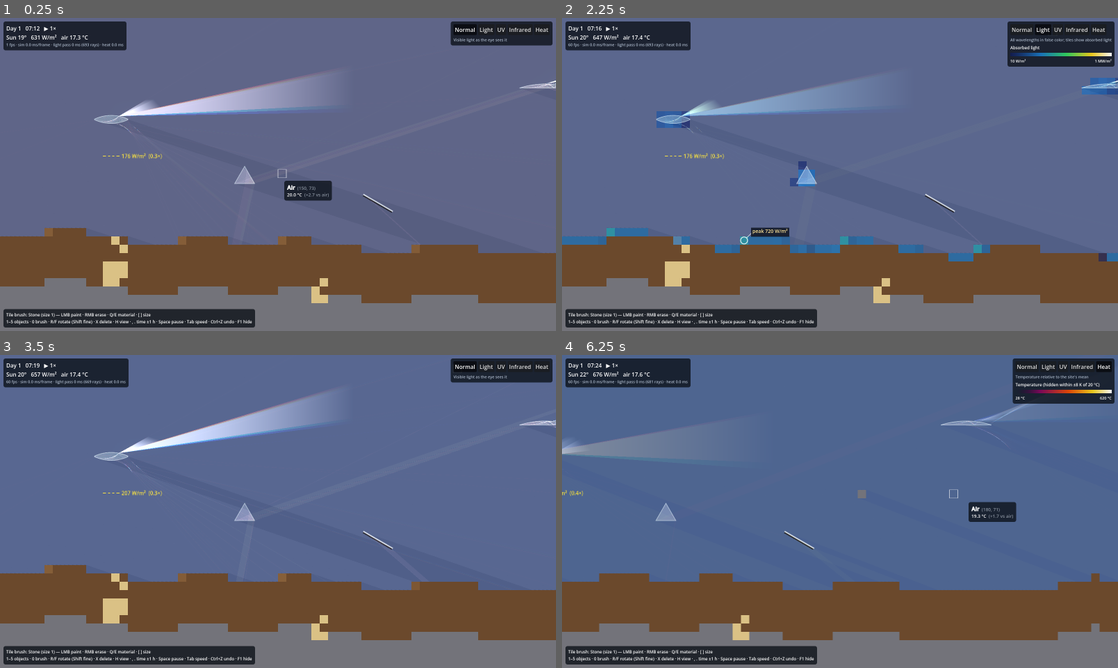
Above: before the commit, frames 1-4 (two rows, left to right).
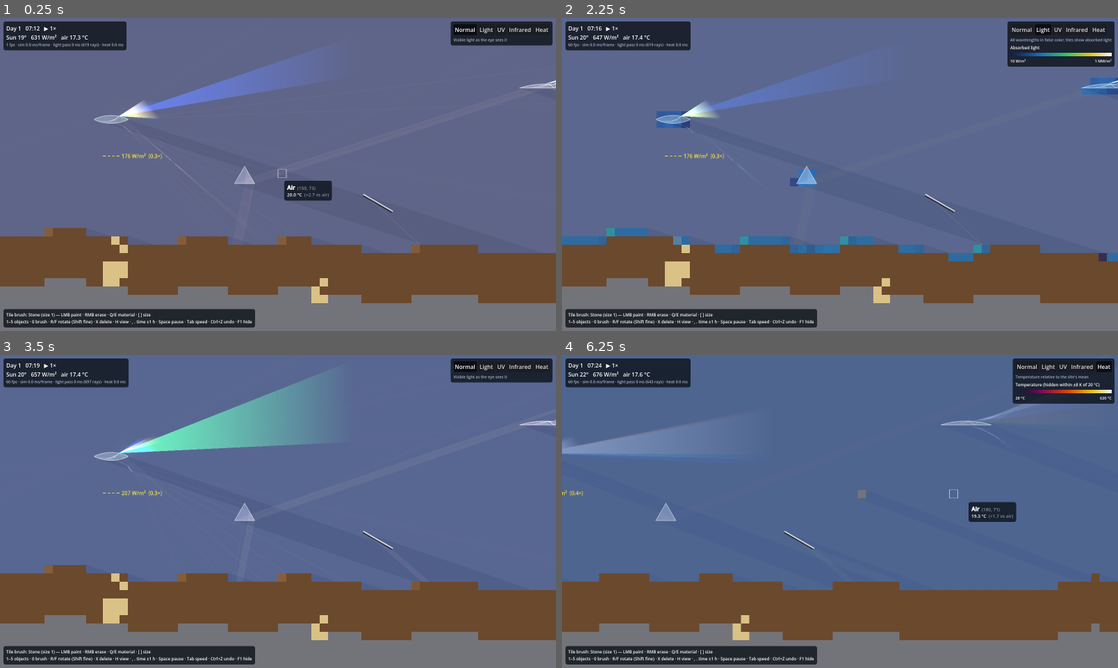
Above: after the commit, the same moments.

Repository: NoelCav/Solar-Sim
Game: Godot game, scene res://scenes/main.tscn
Two runs of this game, one before a commit and one after it. Both use one fixed random seed, a clock stepped at 60 frames per second and the inputs below.
Inputs (mouse positions are in pixels of both pictures, inside the frame that each line leads up to):
- Up to frame 1 (0.25 s): no input
- Up to frame 2 (2.25 s): click "Normal" at 0.5 s; click "Normal" at 1.25 s; click "Light" at 2 s
- Up to frame 3 (3.5 s): click "Normal" at 2.75 s
- Up to frame 4 (6.25 s): click "UV" at 3.5 s; click "Infrared" at 4.25 s; click "Heat" at 5 s; tap Enter at 5.75 s; move the mouse to (962, 495) at 5.77 s; hold Right from 5.78 s (still down); hold R (obj_rotate_ccw) from 5.78 s (still down); click (962, 495) at 5.92 s; tap F (obj_rotate_cw) at 6.05 s

The runs differ from the first frame. In frame 1, 3.5% of the frame differs, in the area x 15-100%, y 8-52%; in frame 2, 2.5%; in frame 3, 3.9%, in the area x 15-100%, y 6-37%; in frame 4, 0.5%.

Commit message:
Light perf pass 4: cache object parts of beam rays across identical objects
Within a pass, identical convex objects (same definition and angle) see the
same light: their runs sample on an object-fixed grid, and the part of each
sample ray from before the object until it transmits back out is traced once,
stored relative to the object, and replayed for the others (Tracer gains
resumable primary paths; deposits keep their position so they can be
re-placed). Objects qualify when no other surfaces share their tiles.

Lens field (30): 9:00 pass 425 -> 303 ms (74 % cache hits), noon 116 -> 100 ms
(93 %). Results match to ~1e-7 where sampling is unchanged.

Diff:
--- a/sim/light/beam_tracer.gd
+++ b/sim/light/beam_tracer.gd
@@ -13,6 +13,13 @@
 ## its path are applied with that weight, so energy is conserved exactly.
 ## Fresnel reflections are pooled across the run (one ray per REFL_POOL_M of wavefront per
 ## reflection along the path) and traced as ordinary rays.
+##
+## Object cache: inside one pass, identical convex objects (same definition and angle) see
+## identical light, so for those runs samples sit on a grid fixed to the object, and the part
+## of each sample ray from just before the object until it transmits back out is traced once,
+## stored relative to the object, and replayed for the others; only the rest of the path is
+## traced per object. Deposits inside the glass are re-placed by position (energy is exact;
+## their tile can differ by part of a tile).
 
 const BASE_SPACING := 0.1      ## Initial sample spacing across a run, m (refinement finds edges)
 const MIN_SPACING := 0.02      ## Narrowest interval worth refining, m (one lane; tiles are 0.25 m)
@@ -30,6 +37,15 @@
 ## renderer, only for the bins a view shows.
 var render := PackedFloat32Array()
 
+## Cacheable objects this pass: id → [definition index, angle key, first piece, position,
+## u of its center, s of its sample start line]. Set by LightPass.
+var objects: Dictionary = {}
+var cache_hits := 0
+var cache_misses := 0
+
+var _cache: Dictionary = {}  ## Vector4i(definition, angle, bin, u offset) → local PathRec or null
+var _run_obj: Array = []     ## objects[] entry of the run being traced, or []
+var _run_id := -1
 var _intervals: Array = []   ## [ua, ra, ub, rb, Span, spread] in u order
 var _last_spread: Array = []
 ## Pooled reflections per reflection index along the path: [watts, pos, dir, medium, body, u0].
@@ -42,6 +58,10 @@
 	grid = p_grid
 	irradiance = p_irradiance
 	render.clear()
+	objects = {}
+	_cache.clear()
+	cache_hits = 0
+	cache_misses = 0
 
 
 ## Traces one run ([first lane, last lane, min depth, key]) in one bin.
@@ -51,14 +71,27 @@
 		return
 	var u_lo := map.u0 + int(run[0]) * map.lane_w
 	var u_hi := map.u0 + (int(run[1]) + 1) * map.lane_w
+	_run_id = int(run[3])
+	_run_obj = objects.get(_run_id, [])
 	var s0: float = run[2] - 0.02
-	var n := maxi(1, ceili((u_hi - u_lo) / BASE_SPACING))
+	var us := PackedFloat64Array([u_lo])
+	if _run_obj.is_empty():
+		var n := maxi(1, ceili((u_hi - u_lo) / BASE_SPACING))
+		for i in range(1, n + 1):
+			us.append(u_lo + (u_hi - u_lo) * i / n)
+	else:
+		# A grid fixed to the object, so identical objects ask for identical rays.
+		s0 = _run_obj[5]
+		var uc: float = _run_obj[4]
+		for j in range(ceili((u_lo - uc) / BASE_SPACING + 1e-6), floori((u_hi - uc) / BASE_SPACING - 1e-6) + 1):
+			us.append(uc + j * BASE_SPACING)
+		us.append(u_hi)
 	_intervals.clear()
 	_refl.clear()
-	var prev_u := u_lo
+	var prev_u := us[0]
 	var prev_r := _trace_at(prev_u, s0, bin)
-	for i in range(1, n + 1):
-		var u := u_lo + (u_hi - u_lo) * i / n
+	for i in range(1, us.size()):
+		var u := us[i]
 		var r := _trace_at(u, s0, bin)
 		_refine(prev_u, prev_r, u, r, s0, bin)
 		prev_u = u
@@ -70,7 +103,83 @@
 
 
 func _trace_at(u: float, s0: float, bin: int) -> Tracer.PathRec:
-	return tracer.trace_primary(map.perp * u + map.dir * s0, map.dir, bin)
+	var origin := map.perp * u + map.dir * s0
+	if _run_obj.is_empty():
+		return tracer.trace_primary(origin, map.dir, bin)
+	var key := Vector4i(_run_obj[0], _run_obj[1], bin, roundi((u - float(_run_obj[4])) * 1e6))
+	if _cache.has(key):
+		var local: Tracer.PathRec = _cache[key]
+		if local != null:
+			cache_hits += 1
+			var rec := _instantiate(local)
+			tracer.ray_count += 1
+			tracer.continue_primary(rec)
+			return rec
+		return tracer.trace_primary(origin, map.dir, bin)
+	cache_misses += 1
+	var rec := tracer.trace_primary(origin, map.dir, bin, _run_id)
+	_cache[key] = _localize(rec) if rec.term == Tracer.Term.PENDING else null
+	if rec.term == Tracer.Term.PENDING:
+		tracer.continue_primary(rec)
+	return rec
+
+
+## Copy of the object part of a path (stopped as it left the object) relative to the object:
+## positions minus its position, its pieces numbered from 0, its id as -2.
+func _localize(rec: Tracer.PathRec) -> Tracer.PathRec:
+	if not rec.probes.is_empty():
+		return null
+	var off: Vector2 = _run_obj[3]
+	var first_piece: int = _run_obj[2]
+	var c := Tracer.PathRec.new()
+	c.bin = rec.bin
+	for pt in rec.pts:
+		c.pts.append(pt - off)
+	c.frac = rec.frac.duplicate()
+	for v in rec.sig:
+		c.sig.append(v - 2 * first_piece if v >= 0 else v)
+	var deps := rec.deps
+	for k in range(0, deps.size(), 5):
+		c.deps.append_array([-1, deps[k + 1], -2 if deps[k + 2] >= 0 else deps[k + 2],
+			deps[k + 3] - off.x, deps[k + 4] - off.y])
+	var refls := rec.refls
+	for k in range(0, refls.size(), 7):
+		c.refls.append_array([refls[k] - off.x, refls[k + 1] - off.y, refls[k + 2], refls[k + 3],
+			refls[k + 4], refls[k + 5], -2 if refls[k + 6] >= 0 else refls[k + 6]])
+	c.term = Tracer.Term.PENDING
+	c.cont_o = rec.cont_o - off
+	c.cont_d = rec.cont_d
+	c.cont_events = rec.cont_events
+	c.remain = rec.remain
+	return c
+
+
+## A cached object part placed on the current run's object, ready to continue.
+func _instantiate(c: Tracer.PathRec) -> Tracer.PathRec:
+	var off: Vector2 = _run_obj[3]
+	var first_piece: int = _run_obj[2]
+	var r := Tracer.PathRec.new()
+	r.bin = c.bin
+	for pt in c.pts:
+		r.pts.append(pt + off)
+	r.frac = c.frac.duplicate()
+	for v in c.sig:
+		r.sig.append(v + 2 * first_piece if v >= 0 else v)
+	var deps := c.deps
+	for k in range(0, deps.size(), 5):
+		var at := Vector2(deps[k + 3] + off.x, deps[k + 4] + off.y)
+		r.deps.append_array([tracer._tile_at(at), deps[k + 1], _run_id if deps[k + 2] == -2 else deps[k + 2],
+			at.x, at.y])
+	var refls := c.refls
+	for k in range(0, refls.size(), 7):
+		r.refls.append_array([refls[k] + off.x, refls[k + 1] + off.y, refls[k + 2], refls[k + 3],
+			refls[k + 4], refls[k + 5], _run_id if refls[k + 6] == -2 else refls[k + 6]])
+	r.term = Tracer.Term.PENDING
+	r.cont_o = c.cont_o + off
+	r.cont_d = c.cont_d
+	r.cont_events = c.cont_events
+	r.remain = c.remain
+	return r
 
 
 func _refine(ua: float, ra: Tracer.PathRec, ub: float, rb: Tracer.PathRec, s0: float, bin: int) -> void:
@@ -185,7 +294,7 @@
 ## Applies a path's recorded deposits, probe crossings and reflections for `watts` of input.
 func _apply_path(r: Tracer.PathRec, watts: float, bin: int, u: float) -> void:
 	var deps := r.deps
-	for k in range(0, deps.size(), 3):
+	for k in range(0, deps.size(), 5):
 		tracer.apply_bin(int(deps[k]), bin, watts * deps[k + 1], int(deps[k + 2]))
 	var probes := r.probes
 	for k in range(0, probes.size(), 2):
--- a/sim/light/light_pass.gd
+++ b/sim/light/light_pass.gd
@@ -27,6 +27,9 @@
 
 var _tasks: Array = []           ## [run, bin]
 var _next := 0
+var _def_index: Dictionary = {}  ## ObjectDef → small int, for cache keys
+var _cacheable: Dictionary = {}  ## Object id → bool, for the surfaces version below
+var _cacheable_version := -1
 
 
 func _init(p_grid: TileGrid, materials: MaterialDB, p_surfaces: SurfaceSet) -> void:
@@ -56,6 +59,7 @@
 		var t1 := Time.get_ticks_usec()
 		stage_ms.map = (t1 - t0) / 1000.0
 		beams.begin(tracer, map, grid, spectrum)
+		beams.objects = _object_cache_info(world)
 		_direct()
 		stage_ms.direct = (Time.get_ticks_usec() - t1) / 1000.0
 		for run in map.runs:
@@ -79,6 +83,52 @@
 	ms += spent
 	stage_ms.beams += spent
 	return done
+
+
+## Cache info for the beam tracer's object cache: convex optical bodies whose bounds hold no
+## other object's surfaces (tiles inside a body don't matter: rays inside ignore them).
+func _object_cache_info(world: SimWorld) -> Dictionary:
+	var key := world.objects_version
+	if _cacheable_version != key:
+		_cacheable.clear()
+		var foreign := {}   # Object id → true if another owner's segment shares its tiles
+		var first_piece := {}
+		for s in surfaces.count():
+			var owner := surfaces.owner[s]
+			first_piece[owner] = mini(first_piece.get(owner, 1 << 30), surfaces.piece[s])
+		var w := grid.width
+		for obj: SimObject in world.objects.values():
+			if not obj.def.is_body():
+				continue
+			var ok := true
+			var rect := tracer.body_bounds(obj.id)
+			for y in range(floori(rect.position.y / SimConst.TILE_M), floori(rect.end.y / SimConst.TILE_M) + 1):
+				for x in range(floori(rect.position.x / SimConst.TILE_M), floori(rect.end.x / SimConst.TILE_M) + 1):
+					if not grid.in_bounds(x, y):
+						ok = false
+						continue
+					var i := y * w + x
+					for k in range(surfaces.cell_start[i], surfaces.cell_start[i + 1]):
+						if surfaces.owner[surfaces.cell_items[k]] != obj.id:
+							ok = false
+			if ok:
+				_cacheable[obj.id] = first_piece.get(obj.id, 0)
+		_cacheable_version = key
+	var info := {}
+	if _cacheable.is_empty():
+		return info
+	for id in _cacheable:
+		var obj: SimObject = world.objects[id]
+		if not _def_index.has(obj.def):
+			_def_index[obj.def] = _def_index.size()
+		# Sample rays start before the object's bounding box along the light: everything in
+		# front of an object along its run is empty, so starting earlier is safe.
+		var r := tracer.body_bounds(id)
+		var s_min := minf(minf(r.position.dot(dir), r.end.dot(dir)),
+			minf(Vector2(r.end.x, r.position.y).dot(dir), Vector2(r.position.x, r.end.y).dot(dir)))
+		info[id] = [_def_index[obj.def], roundi(obj.angle * 1e6), _cacheable[id], obj.position,
+			obj.position.dot(map.perp), s_min - 0.02]
+	return info
 
 
 ## Stage 1: lanes that end on opaque faces deposit directly; lanes that hit nothing escape.
--- a/sim/light/tracer.gd
+++ b/sim/light/tracer.gd
@@ -24,7 +24,7 @@
 const MAX_RENDER_SEGMENTS := 60000
 
 enum Ev { MISS, EXIT, START_OPAQUE, OPAQUE, MEDIA, SURFACE }
-enum Term { ESCAPE, OPAQUE, CULLED }
+enum Term { ESCAPE, OPAQUE, CULLED, PENDING }
 
 ## Result of trace_primary. Fractions are relative to the ray's unit input power.
 class PathRec:
@@ -36,9 +36,13 @@
 	var term_tile := -1
 	var term_side := -1                    ## Face code of the opaque face hit (see face_code)
 	var remain := 1.0                      ## Power arriving at the end
-	var deps := PackedFloat64Array()       ## Absorption along the path: (tile, fraction, body)…
+	var deps := PackedFloat64Array()       ## Absorption along the path: (tile, fraction, body, x, y)…
 	var probes := PackedFloat64Array()     ## Probes crossed: (owner, power at the crossing)…
 	var refls := PackedFloat64Array()      ## Fresnel reflections: (x, y, dx, dy, fraction, medium, body)…
+	# Where to resume a path stopped as it left an object (Term.PENDING; see trace_primary).
+	var cont_o := Vector2.ZERO
+	var cont_d := Vector2.ZERO
+	var cont_events := 0
 
 var grid: TileGrid
 var surfaces: SurfaceSet
@@ -188,6 +192,11 @@
 			df[i] = v
 
 
+## Bounds of an object's surfaces (grown slightly), or an empty rect.
+func body_bounds(id: int) -> Rect2:
+	return _body_bounds.get(id, Rect2())
+
+
 # --- Deposits ---------------------------------------------------------------------------
 
 ## Adds absorbed power in one bin to a tile (and to an object's tally if body >= 0).
@@ -236,11 +245,11 @@
 	object_incident[owner] = acc
 
 
-func _deposit_bin(i: int, bin: int, watts: float, body: int) -> void:
+func _deposit_bin(i: int, bin: int, watts: float, body: int, at := Vector2.ZERO) -> void:
 	if watts <= 0.0:
 		return
 	if _rec != null:
-		_rec.deps.append_array([i, watts, body])
+		_rec.deps.append_array([i, watts, body, at.x, at.y])
 	else:
 		apply_bin(i, bin, watts, body)
 
@@ -310,7 +319,7 @@
 			var tile := _tile_at(hit)
 			for b in Spectrum.BIN_COUNT:
 				out[b] = p[b] * refl[b]
-				_deposit_bin(tile, b, p[b] - out[b], owner)
+				_deposit_bin(tile, b, p[b] - out[b], owner, hit)
 			var r := d - 2.0 * d.dot(n) * n
 			_stack.append([hit + r * NUDGE, r, out, medium, body, events + 1])
 		_:
@@ -368,24 +377,40 @@
 ## Follows one ray of unit power in `bin` along its dominant path: transmission at every
 ## interface (reflection under TIR). Reflected fractions, absorption along the way and probe
 ## crossings are recorded, not applied; the terminal hit is left to the caller.
-func trace_primary(origin: Vector2, dir: Vector2, bin: int) -> PathRec:
+## With `stop_owner` >= 0, a path whose first interaction is entering that (convex) object
+## stops as it transmits back out of it (Term.PENDING); continue_primary() resumes it.
+## That object part depends only on the object, so it can be cached and reused.
+func trace_primary(origin: Vector2, dir: Vector2, bin: int, stop_owner := -1) -> PathRec:
 	ray_count += 1
 	var rec := PathRec.new()
 	rec.bin = bin
+	rec.pts.append(origin)
+	rec.frac.append(1.0)
+	_run_primary(rec, origin, dir.normalized(), -1, -1, 0, stop_owner)
+	return rec
+
+
+## Resumes a path stopped as it left an object (see trace_primary).
+func continue_primary(rec: PathRec) -> void:
+	_run_primary(rec, rec.cont_o, rec.cont_d, -1, -1, rec.cont_events, -1)
+
+
+func _run_primary(rec: PathRec, o: Vector2, d: Vector2, medium: int, body: int, first_event: int,
+		stop_owner: int) -> void:
+	var bin := rec.bin
 	var p := Spectrum.make_zero()
-	p[bin] = 1.0
-	var o := origin
-	var d := dir.normalized()
-	var medium := -1
-	var body := -1
-	rec.pts.append(o)
-	rec.frac.append(1.0)
+	p[bin] = rec.remain
+	rec.term = Term.CULLED
 	_rec = rec
-	for events in SimConst.MAX_RAY_EVENTS + 1:
+	for events in range(first_event, SimConst.MAX_RAY_EVENTS + 1):
 		_march(o, d, p, medium, body)
 		medium = _ev_medium
 		body = _ev_body
 		var hit := _ev_o + d * _ev_t
+		var leaving := false
+		if stop_owner >= 0 and events == first_event \
+				and (_ev_kind != Ev.SURFACE or surfaces.owner[_ev_seg] != stop_owner):
+			stop_owner = -1   # Didn't meet the object first: nothing to stop at
 		match _ev_kind:
 			Ev.MISS:
 				rec.term = Term.ESCAPE
@@ -419,7 +444,7 @@
 						rec.probes.append_array([owner, p[bin]])
 					SurfaceSet.Coating.MIRROR:
 						var keep := p[bin] * surfaces.reflectance[s][bin]
-						_deposit_bin(_tile_at(hit), bin, p[bin] - keep, owner)
+						_deposit_bin(_tile_at(hit), bin, p[bin] - keep, owner, hit)
 						p[bin] = keep
 						d = d - 2.0 * d.dot(n) * n
 					_:
@@ -435,17 +460,21 @@
 						else:
 							medium = m2
 							body = owner if from_front else -1
+							leaving = not from_front and owner == stop_owner
 		rec.pts.append(hit)
 		rec.frac.append(p[bin])
 		o = hit + d * NUDGE
 		if p[bin] < 1e-9:
 			rec.term = Term.CULLED
 			break
-		if events == SimConst.MAX_RAY_EVENTS:
-			rec.term = Term.CULLED
+		if leaving:
+			rec.term = Term.PENDING
+			rec.cont_o = o
+			rec.cont_d = d
+			rec.cont_events = events + 1
+			break
 	rec.remain = p[bin]
 	_rec = null
-	return rec
 
 
 ## Interface along a primary path: returns the new direction and scales p[bin] by the
@@ -603,7 +632,7 @@
 			best_s = s
 			best_u = u
 		if best_s >= 0 and best_t <= t1 + EPS:
-			_absorb_leg(p, medium, best_t - t0, i, body)
+			_absorb_leg(p, medium, best_t - t0, i, body, o + d * (0.5 * (t0 + best_t)))
 			_ev_kind = Ev.SURFACE
 			_ev_t = best_t
 			_ev_seg = best_s
@@ -613,7 +642,7 @@
 			_ev_body = body
 			return
 
-		_absorb_leg(p, medium, t1 - t0, i, body)
+		_absorb_leg(p, medium, t1 - t0, i, body, o + d * (0.5 * (t0 + t1)))
 		var r := air_dist[i] - 1
 		if body < 0 and r >= 1:
 			# Every tile within r of this one is plain air with no surfaces: jump to where
@@ -653,14 +682,16 @@
 
 
 ## Beer–Lambert absorption over `length` m inside `medium`; heat goes to tile `i`.
-func _absorb_leg(p: PackedFloat32Array, medium: int, length: float, i: int, body: int) -> void:
+## `mid` (the leg's midpoint) is kept with recorded deposits so cached paths can re-place them.
+func _absorb_leg(p: PackedFloat32Array, medium: int, length: float, i: int, body: int,
+		mid: Vector2) -> void:
 	if length <= 0.0 or not _has_bulk[medium]:
 		return
 	var bulk := _bulk[medium]
 	for b in Spectrum.BIN_COUNT:
 		if p[b] > 0.0 and bulk[b] > 0.0:
 			var keep := exp(-bulk[b] * length)
-			_deposit_bin(i, b, p[b] * (1.0 - keep), body)
+			_deposit_bin(i, b, p[b] * (1.0 - keep), body, mid)
 			p[b] *= keep
 
 
--- a/tests/bench.gd
+++ b/tests/bench.gd
@@ -48,12 +48,14 @@
 			total = p.ms
 			stages = p.stage_ms.duplicate()
 	var s := light.stats
+	var bt: BeamTracer = light._pass.beams
 	var balance: float = (s.absorbed + s.escaped + s.scattered + s.culled) / s.emitted
 	var checksum := 0.0
 	for i in light.tile_power.size():
 		checksum += light.tile_power[i] * float(i % 97 + 1)
-	print("%s @ %02.0fh: pass %.1f ms (map %.1f, direct %.1f, beams %.1f) · %d paths · %.0f KB beams · balance %.6f · checksum %.4f" % [
-		scenario, hour, total, stages.map, stages.direct, stages.beams, s.rays, light.beam_render.size() * 4 / 1024.0,
+	print("%s @ %02.0fh: pass %.1f ms (map %.1f, direct %.1f, beams %.1f) · %d paths (cache %d/%d) · %.0f KB beams · balance %.6f · checksum %.4f" % [
+		scenario, hour, total, stages.map, stages.direct, stages.beams, s.rays, bt.cache_hits,
+		bt.cache_hits + bt.cache_misses, light.beam_render.size() * 4 / 1024.0,
 		balance, checksum])
 	var r := BeamRenderer.new()
 	r.setup(world)
Not shown, removed: tests/_dbg.gd.uid
